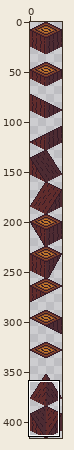
Pixel-art file -- assets/img/blocks_nature.aseprite. Above, an overview of the earlier version with the close-up marked.
Close-up. First the earlier version:
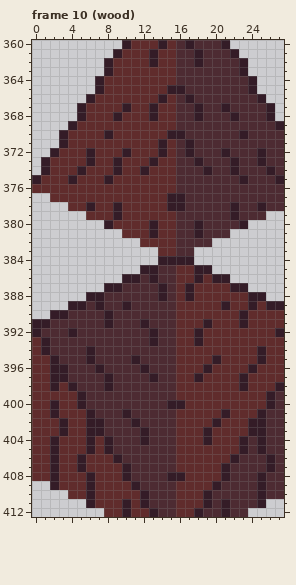
32x416 pixels, 10 frames. Shown: frame 10 (wood): x 0..27, y 360..412.
Now the later version:
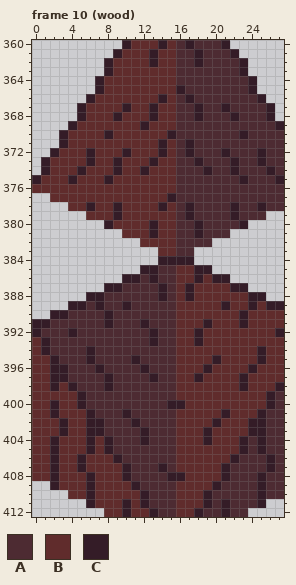
Palette (. is transparent): A #4d2b32  B #602c2c  C #341c27
Difference:
Frame 10 (wood), layer "NoCopy":
Colour C becomes colour A in row 370 at x 16; in rows 377 to 378 at x 16.
Colour C becomes colour B in row 365 at x 15; in row 378 at x 15.
Colour A becomes colour C in rows 378 to 379 at x 17; in row 407 at x 14.
Colour B becomes colour C in row 369 at x 12; in row 378 at x 14.
Where, in picture pixels (left, top, right, bottom), the same in both close-ups:
changed: (167, 85, 176, 94)
changed: (140, 121, 185, 139)
changed: (158, 193, 194, 220)
changed: (158, 463, 167, 472)
